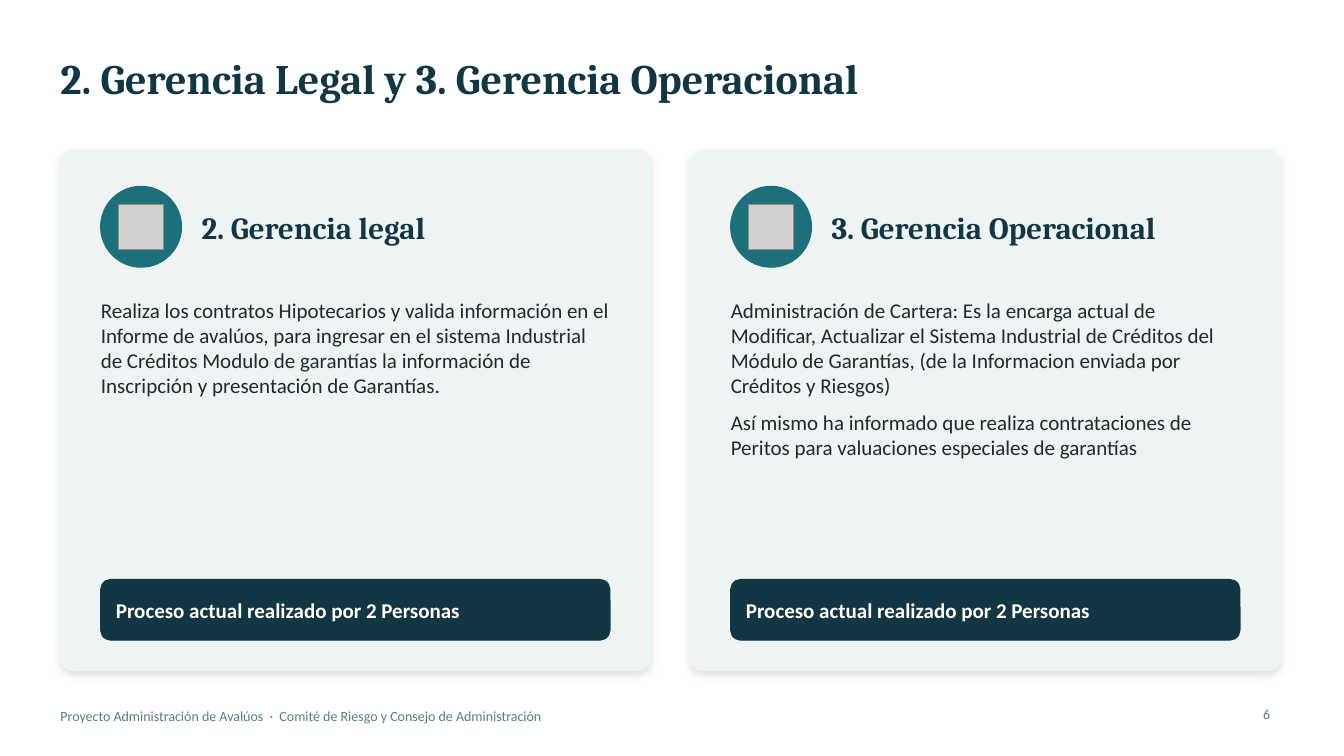
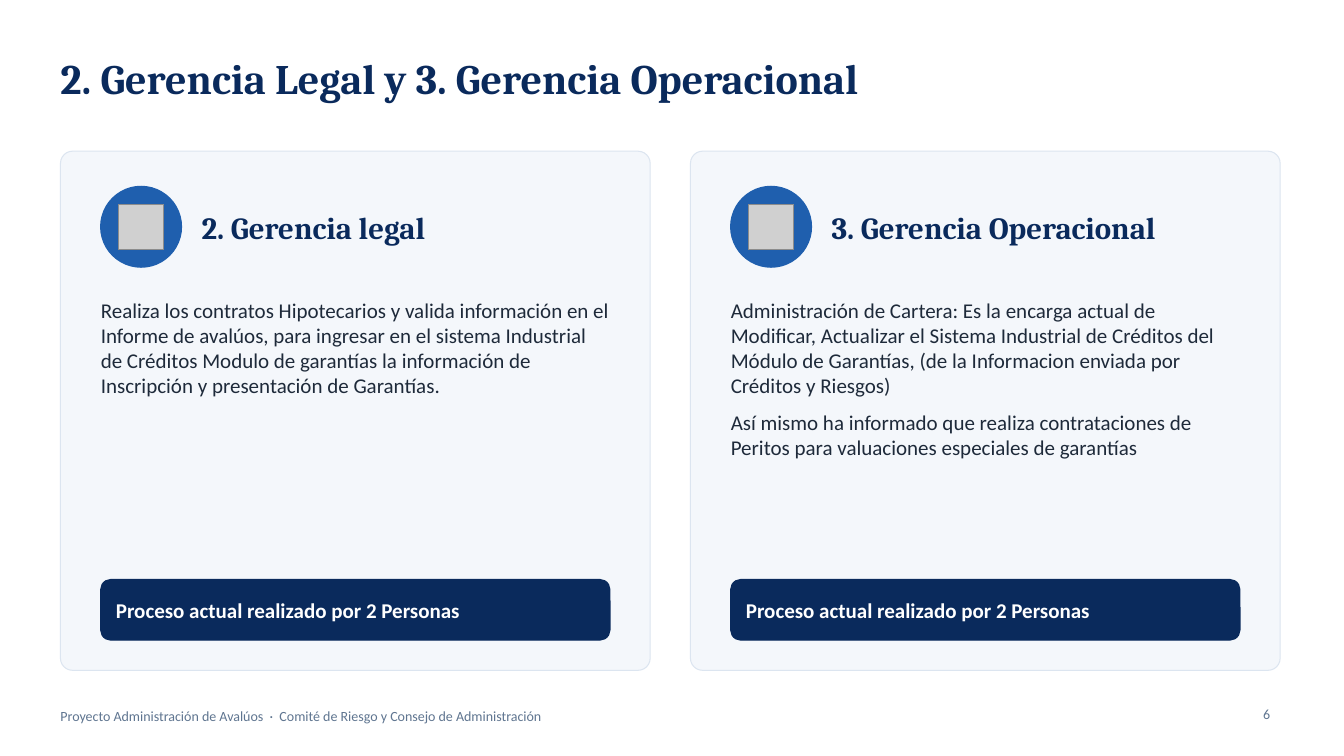
Before and after one commit to menjivar201280/riesgo, a slide deck: slide 6 of administracion-avaluos/Proyecto_Administracion_de_Avaluos.pptx. Drawn at 1344x756 pixels with LibreOffice and Linux fonts; fonts in the diff are those of the drawing; grey boxes stand for pictures. Boxes give left, top, right and bottom in pixels: in the first picture for what was removed or moved away, otherwise in the second. Text is boxed around its words. In the diff, an @@ line names an element or a change of style, - is before the commit and + after.

```diff
--- a/administracion-avaluos/Proyecto_Administracion_de_Avaluos.pptx
+++ b/administracion-avaluos/Proyecto_Administracion_de_Avaluos.pptx
@@ rounded rectangle at (60,151,650,670): fill #EEF3F4 to #F4F7FB; outline #EEF3F4 1 pt to #DCE5F0 0.75 pt; shadow off @@
@@ rounded rectangle at (691,151,1280,670): fill #EEF3F4 to #F4F7FB; outline #EEF3F4 1 pt to #DCE5F0 0.75 pt; shadow off @@
@@ ellipse at (101,187,181,267): fill #1D6F7A to #1F5FAE; outline #1D6F7A 1 pt to #1F5FAE 1 pt @@
@@ ellipse at (731,187,812,267): fill #1D6F7A to #1F5FAE; outline #1D6F7A 1 pt to #1F5FAE 1 pt @@
@@ text colour #123642 to #0A2A5C in 3 elements at (60,64,859,104), (202,217,425,246), (832,217,1156,246) @@
@@ rounded rectangle at (101,580,610,640): fill #123642 to #0A2A5C; outline #123642 1 pt to #0A2A5C 1 pt @@
@@ rounded rectangle at (731,580,1240,640): fill #123642 to #0A2A5C; outline #123642 1 pt to #0A2A5C 1 pt @@
```
Also in this commit, not shown: 15 other slides changed.
